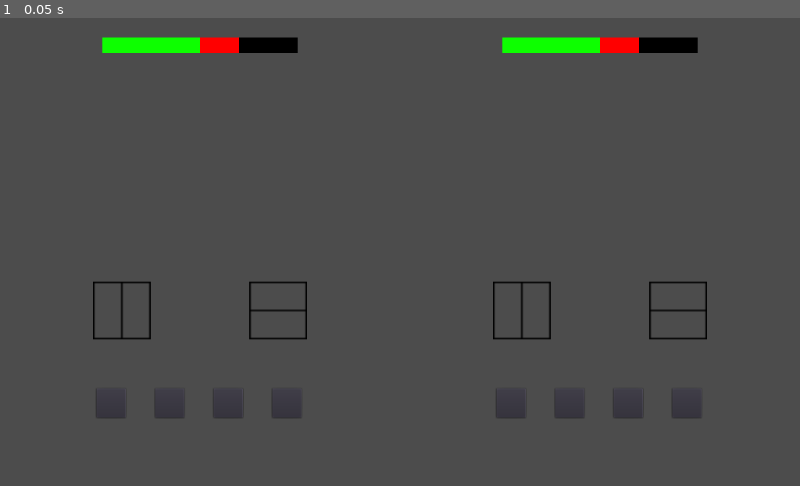
Above: before the commit, frame 1.
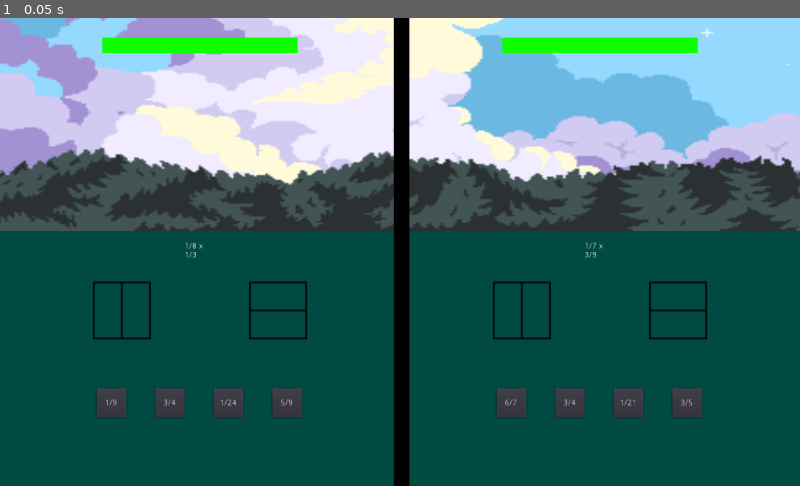
Above: after the commit, the same moment.

Repository: egiffari/tugas-akhir
Game: Godot game, scene res://battle_screen.tscn
Same seed, same stepped clock (60 frames per second), same inputs: the game is played once before the commit and once after it. Before the commit the project has no main scene; this scene is started directly in both runs.
Inputs:
- Up to frame 1 (0.05 s): no input

The runs differ from the first frame. In frame 1, 90% of the frame differs, in the area x 0-100%, y 0-100%.

Commit message:
battle screen preliminary

Diff:
--- /dev/null
+++ b/battle_screen.gd
@@ -0,0 +1,16 @@
+extends Node
+
+
+# Declare member variables here. Examples:
+# var a = 2
+# var b = "text"
+onready var p1 = $player1
+onready var p2 = $player2
+
+# Called when the node enters the scene tree for the first time.
+func _ready():
+	p1.find_node("question").generate_question()
+	p2.find_node("question").generate_question()
+# Called every frame. 'delta' is the elapsed time since the previous frame.
+#func _process(delta):
+#	pass
--- a/battle_screen.tscn
+++ b/battle_screen.tscn
@@ -1,10 +1,32 @@
-[gd_scene load_steps=4 format=2]
+[gd_scene load_steps=8 format=2]
 
 [ext_resource path="res://health_bar.tscn" type="PackedScene" id=1]
 [ext_resource path="res://question.tscn" type="PackedScene" id=2]
 [ext_resource path="res://Blocks.tscn" type="PackedScene" id=3]
+[ext_resource path="res://Assets/s4m_ur4i-bg_clouds.png" type="Texture" id=4]
+[ext_resource path="res://Assets/AlphakrylikDarkGreen.png" type="Texture" id=5]
+[ext_resource path="res://Assets/black line.png" type="Texture" id=6]
+[ext_resource path="res://battle_screen.gd" type="Script" id=7]
 
 [node name="battle_screen" type="Node2D"]
+script = ExtResource( 7 )
+
+[node name="Background" type="Node2D" parent="."]
+
+[node name="AlphakrylikDarkGreen" type="Sprite" parent="Background"]
+position = Vector2( 513.742, 337.939 )
+scale = Vector2( 2.34229, 1 )
+texture = ExtResource( 5 )
+
+[node name="S4mUr4i-bgClouds" type="Sprite" parent="Background"]
+position = Vector2( 517.09, -63.6735 )
+scale = Vector2( 2.95117, 2.03848 )
+texture = ExtResource( 4 )
+
+[node name="BlackLine" type="Sprite" parent="Background"]
+position = Vector2( 513.742, 294.285 )
+scale = Vector2( 1, 1.59509 )
+texture = ExtResource( 6 )
 
 [node name="player1" type="Node2D" parent="."]
 position = Vector2( 256, 0 )
--- a/health_bar.gd
+++ b/health_bar.gd
@@ -7,13 +7,13 @@
 # var a = 2
 # var b = "text"
 
-func _update_health(health):
+func update_health(health):
 	health_over.value = health
 	update_tween.interpolate_property(health_under, "value", health_under.value, health, 0.4, Tween.TRANS_SINE, Tween.EASE_IN_OUT, 0.4)
 	update_tween.start()
 
 # Called when the node enters the scene tree for the first time.
-func _ready():
+func ready():
 	pass
 	 # Replace with function body.
 
--- a/health_bar.tscn
+++ b/health_bar.tscn
@@ -10,7 +10,7 @@
 [node name="health_under" type="TextureProgress" parent="."]
 margin_right = 500.0
 margin_bottom = 40.0
-value = 70.0
+value = 100.0
 texture_under = ExtResource( 2 )
 texture_progress = ExtResource( 1 )
 tint_progress = Color( 1, 0, 0, 1 )
@@ -21,7 +21,7 @@
 [node name="health_over" type="TextureProgress" parent="."]
 margin_right = 500.0
 margin_bottom = 40.0
-value = 50.0
+value = 100.0
 texture_progress = ExtResource( 1 )
 tint_progress = Color( 0.054902, 1, 0, 1 )
 
--- a/project.godot
+++ b/project.godot
@@ -15,6 +15,7 @@
 [application]
 
 config/name="Tugas Akhir"
+run/main_scene="res://battle_screen.tscn"
 config/icon="res://icon.png"
 
 [rendering]
--- a/question.gd
+++ b/question.gd
@@ -11,23 +11,25 @@
 var answer_key
 # Called when the node enters the scene tree for the first time.
 func _ready():
+	rng.randomize()
 	for b in get_node("question_control/answers_control").get_children():
 		b.connect("pressed", self, "_on_answer_pressed",[b])
 	 # Replace with function body.
 
-func _generate_question():
+func generate_question():
 	var frac = generate_fraction()
 	var frac2 = generate_fraction()
 	while(frac == frac2):
 		frac2 = generate_fraction()
-	question_label.text = str(frac[0] + "/" + frac[1] + " x " + frac2[0] + "/" + frac2[1])
+	question_label.text = str(frac[0]) + "/" + str(frac[1]) + " x " + str(frac2[0]) + "/" + str(frac2[1])
 	var ans_arr_dict = generate_answers(frac, frac2)
 	answer_key = ans_arr_dict[1]
 	var ans_arr = ans_arr_dict[0]
 	var counter = 0
 	for child in answers.get_children():
-		var tex = str(ans_arr_dict[counter][0] + "/" + ans_arr_dict[counter][1])
+		var tex = str(ans_arr[counter][0]) + "/" + str(ans_arr[counter][1])
 		child.text = tex
+		counter = counter + 1
 # Called every frame. 'delta' is the elapsed time since the previous frame.
 #func _process(delta):
 #	pass
@@ -35,9 +37,9 @@
 func generate_fraction():
 	var nom = 100
 	var denom = -1
-	while (nom > denom):
-		nom = rng.randi_range(0, 9)
-		denom = rng.randi_range(0, 9)
+	while (nom >= denom):
+		nom = rng.randi_range(1, 9)
+		denom = rng.randi_range(1, 9)
 	return [nom, denom]
 
 
@@ -49,7 +51,7 @@
 	var ans_arr = []
 	var ans_dict = {ans:true}
 	ans_arr.append(ans)
-	for i in range(3):
+	for _i in range(3):
 		var opt = generate_fraction()
 		var opt_gcd = find_gcd(opt[0], opt[1])
 		var opt_min = [(opt[0]/opt_gcd), (opt[1]/opt_gcd)]
@@ -71,6 +73,6 @@
 func _on_answer_pressed(button):
 	var flag = check_answer_key(button.text)
 	if flag:
-		pass
+		get_parent().attack()
 	else:
-		pass
+		get_parent().self_destruct()
Binary file added: Assets/AlphakrylikDarkGreen.png
Not shown, added: Assets/AlphakrylikDarkGreen.png.import
Binary file added: Assets/Sky-layer.png
Not shown, added: Assets/Sky-layer.png.import
Binary file added: Assets/Sprite 1/attack.png
Not shown, added: Assets/Sprite 1/attack.png.import
Binary file added: Assets/Sprite 1/charge.png
Not shown, added: Assets/Sprite 1/charge.png.import
Binary file added: Assets/Sprite 1/death.png
Not shown, added: Assets/Sprite 1/death.png.import
Binary file added: Assets/Sprite 1/hit.png
Not shown, added: Assets/Sprite 1/hit.png.import
(and 25 more such lines)
